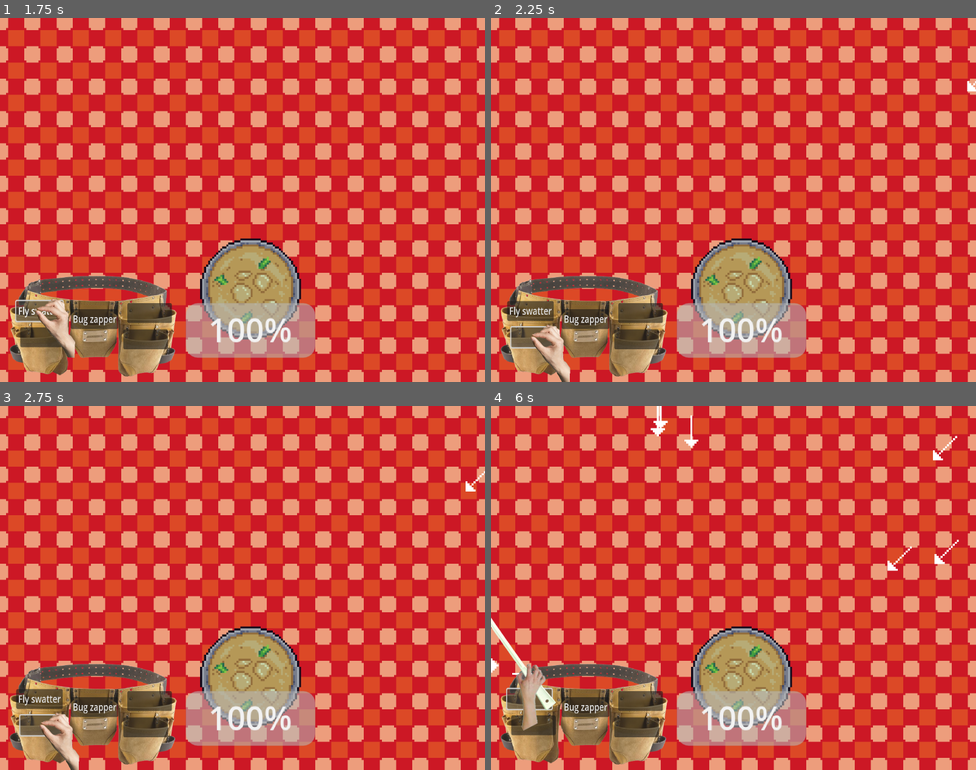
Above: before the commit, frames 1-4 (two rows, left to right).
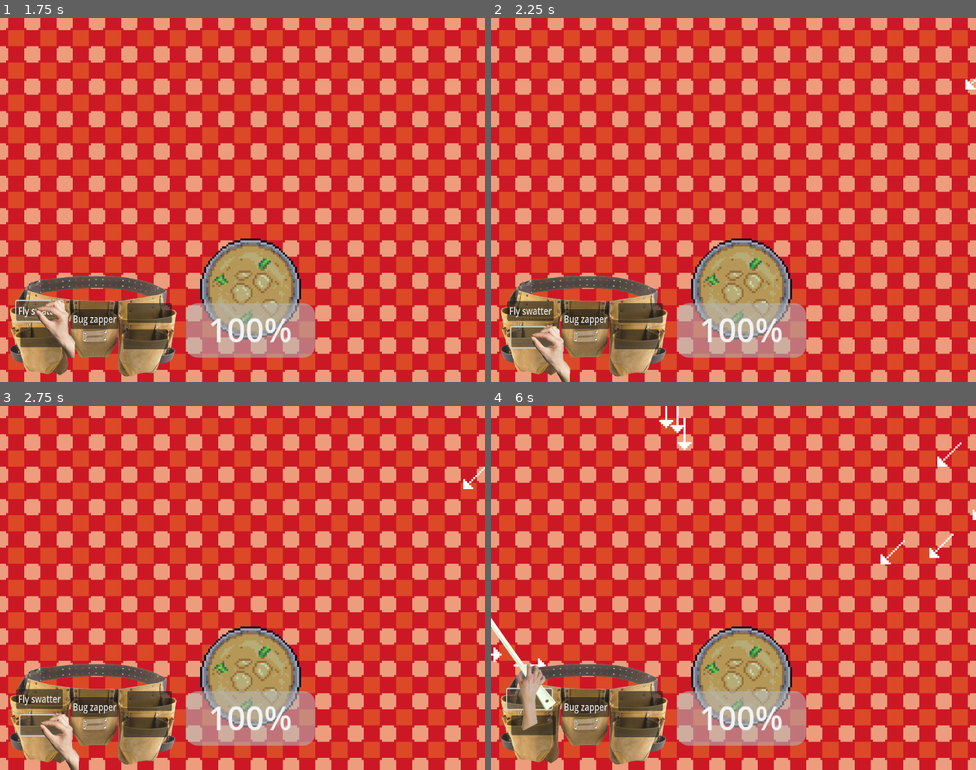
Above: after the commit, the same moments.

Repository: mattismoel/rage-room
Game: Godot game, scene res://scenes/game.tscn
The game is run twice, just before and just after one commit, with the same random seed, the same clock (stepped at 60 frames per second) and the same inputs.
Inputs (mouse positions are in pixels of both pictures, inside the frame that each line leads up to):
- Up to frame 1 (1.75 s): click "Fly swatter" at 0.5 s; click (38, 312) at 1.25 s
- Up to frame 2 (2.25 s): click (534, 338) at 2 s
- Up to frame 3 (2.75 s): no input
- Up to frame 4 (6 s): click "Bug zapper" at 2.75 s; click (583, 708) at 3.5 s; click (636, 726) at 4.25 s; click (641, 700) at 5 s; click "Fly swatter" at 5.75 s

Frame 1 is identical in both runs. In frame 2, less than 0.1% of the frame differs, in the area x 97-100%, y 16-21%; in frame 3, less than 0.1%; in frame 4, 0.9%, in the area x 0-100%, y 0-74%.

Commit message:
update ant base wiggle width

Diff:
--- a/scenes/insects/ant/ant.gd
+++ b/scenes/insects/ant/ant.gd
@@ -8,7 +8,7 @@
 
 @export_group("Vector2 System")
 ## The max distance from the straight line to the target, that the ant deviates.
-@export var _wiggle_width: float = 24.0
+@export var _wiggle_width: float = 12.0
 
 ## The target segment length between waypoints.
 @export var _segment_length: float = 64.0
